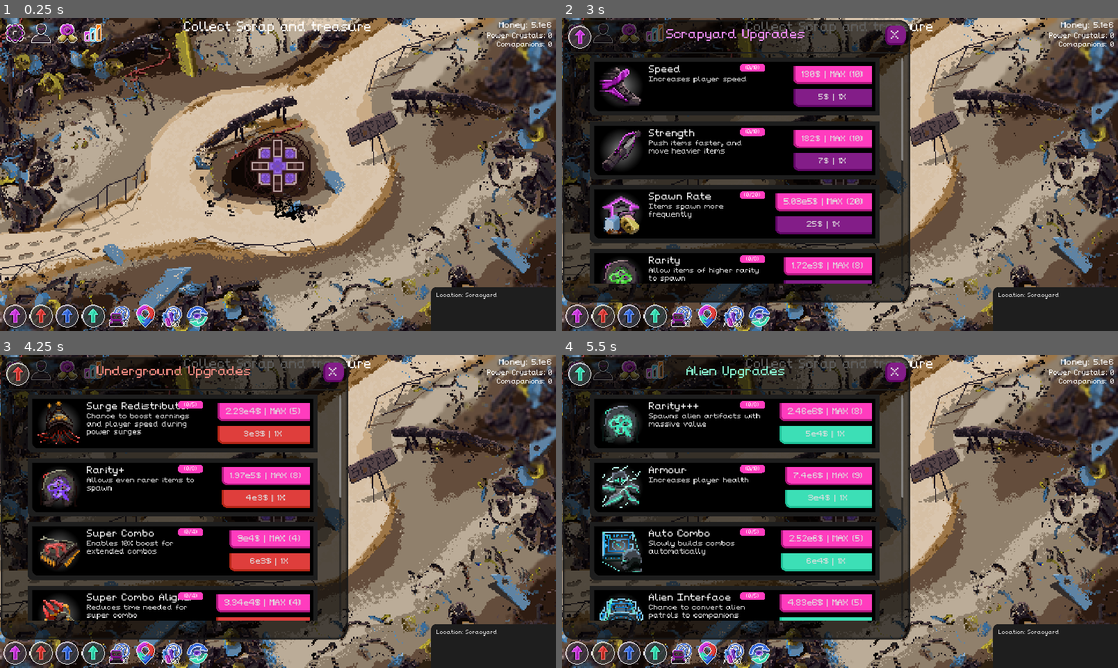
Above: before the commit, frames 1-4 (two rows, left to right).
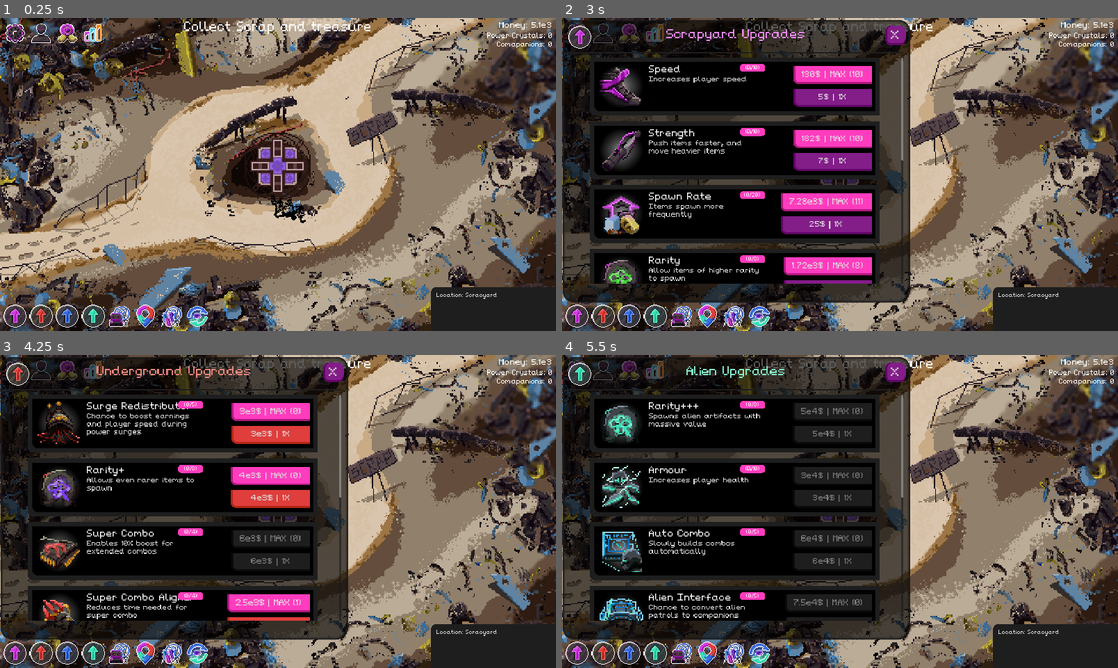
Above: after the commit, the same moments.

Repository: NathanHeaton/Robo-revolution
Game: Godot game, scene res://Main/main.tscn
Two runs of this game, one before a commit and one after it. Both use one fixed random seed, a clock stepped at 60 frames per second and the inputs below.
Inputs (mouse positions are in pixels of both pictures, inside the frame that each line leads up to):
- Up to frame 1 (0.25 s): no input
- Up to frame 2 (3 s): click (600, 33) at 0.5 s; click (628, 33) at 1.25 s; click (656, 33) at 2 s; click (578, 315) at 2.75 s
- Up to frame 3 (4.25 s): click (38, 652) at 3.5 s
- Up to frame 4 (5.5 s): click (628, 652) at 4.25 s; click (656, 652) at 5 s

The runs differ from the first frame. In frame 1, less than 0.1% of the frame differs, in the area x 98-100%, y 1-3%; in frame 2, 0.4%; in frame 3, 2.9%; in frame 4, 6.7%, in the area x 39-100%, y 1-85%.

Commit message:
added locations buyinghg logic and fixed bugs

Diff:
--- a/robo-revolution/Globals/Location_Data.gd
+++ b/robo-revolution/Globals/Location_Data.gd
@@ -18,6 +18,15 @@
 		CURRENT_LOCATION_SAFE = value
 		emit_signal("change_location")
 
+
+
+var location_to_enum = {
+	"Alien":3,
+	"Scrapyard":0,
+	"Underground":1,
+	"Ocean":2,
+
+}
 
 var location_data: Dictionary = {
 	locations.Scrapyard:{
--- a/robo-revolution/Globals/upgrade_manager.gd
+++ b/robo-revolution/Globals/upgrade_manager.gd
@@ -2,6 +2,7 @@
 
 signal level_changed(id)
 signal upgrade(upgrade)
+signal unlock_location
 # Called when the node enters the scene tree for the first time.
 func _ready() -> void:
 	pass # Replace with function body.
@@ -35,3 +36,11 @@
 	for upgrade in locations_upgrades:
 		if (locations_upgrades[upgrade].get("id") == id):
 			return locations_upgrades[upgrade]
+
+
+
+func buy_location(cost,location):
+	detuct_money(cost)
+	LocationData.CURRENT_LOCATION = location
+	LocationData.location_data[location]["unlocked"] = true
+	emit_signal("unlock_location")
--- a/robo-revolution/Main/main.gd
+++ b/robo-revolution/Main/main.gd
@@ -7,7 +7,7 @@
 
 func _ready() -> void:
 	newGame()
-	Money.MONEY = 5100000
+	Money.MONEY = 5100
 	GameStats.item_spawn_region = [Vector2(30,30),Vector2(1920 - 60, 1080 - 60)]
 	UpgradeManager.connect("upgrade", Callable(self, "_upgrade"))
 
--- a/robo-revolution/Scenes/scrap_treasure.gd
+++ b/robo-revolution/Scenes/scrap_treasure.gd
@@ -11,7 +11,9 @@
 
 
 func _spawn_loot_type(item):
-
+	if (item == null):
+		print("error: item is null")
+		return
 	$AnimatedSprite2D.play(item.name)
 	var rnd_frame = randi_range(0,item.variants-1)
 	$AnimatedSprite2D.frame = rnd_frame
--- a/robo-revolution/UI/location_card.gd
+++ b/robo-revolution/UI/location_card.gd
@@ -4,26 +4,18 @@
 var pos # sprite position
 var description = ""
 var title = ""
+var location_enum
 var unlocked = false
 var cost
 var priColour =""
 var secColour = ""
 var key_needed = false
 
-var location_to_enum = {
-	"Alien":3,
-	"Scrapyard":0,
-	"Underground":1,
-	"Ocean":2,
-
-}
-
-
-
 
 # Called when the node enters the scene tree for the first time.
 func _ready() -> void:
 	Money.connect("money_changed", Callable(self, "_on_money_changed"))
+	UpgradeManager.connect("unlock_location", Callable(self, "_unlock"))
 
 
 # Called every frame. 'delta' is the elapsed time since the previous frame.
@@ -34,6 +26,7 @@
 	pos = t_pos
 	description = t_description
 	title = t_title
+	location_enum = LocationData.location_to_enum.get(title)
 	cost = t_cost
 
 	unlocked = t_unlocked
@@ -43,6 +36,12 @@
 	_change_unlocked()
 	_change_Description()
 	_change_sprite()
+	_update_button_state()
+
+func _unlock():
+	unlocked = LocationData.location_data[location_enum]["unlocked"]
+	_update_button_state()
+	_change_unlocked()
 
 
 func _change_unlocked():
@@ -69,11 +68,10 @@
 
 
 func _update_button_state():
-	pass
-	#if (Money.MONEY < cost):
-		#$"Panel/MarginContainer/Upgarde_Content_Panel/MarginContainer/buy_section/1X".disabled = true
-	#else:
-		#$"Panel/MarginContainer/Upgarde_Content_Panel/MarginContainer/buy_section/1X".disabled = false
+	if (Money.MONEY < cost && unlocked == false):
+		$location_panel/MarginContainer/Upgarde_Content_Panel/MarginContainer/MarginContainer/location_button.disabled = true
+	else:
+		$location_panel/MarginContainer/Upgarde_Content_Panel/MarginContainer/MarginContainer/location_button.disabled = false
 
 func _change_sprite():
 	pass
@@ -91,4 +89,7 @@
 
 
 func _on_location_button_pressed() -> void:
-	LocationData.CURRENT_LOCATION = location_to_enum.get(title)
+	if (unlocked == false):
+		UpgradeManager.buy_location(cost,location_enum)
+	else:
+		LocationData.CURRENT_LOCATION = location_enum
Not shown, added: robo-revolution/UI/loc44DB.tmp
Not shown, added: robo-revolution/UI/loc5AA8.tmp
